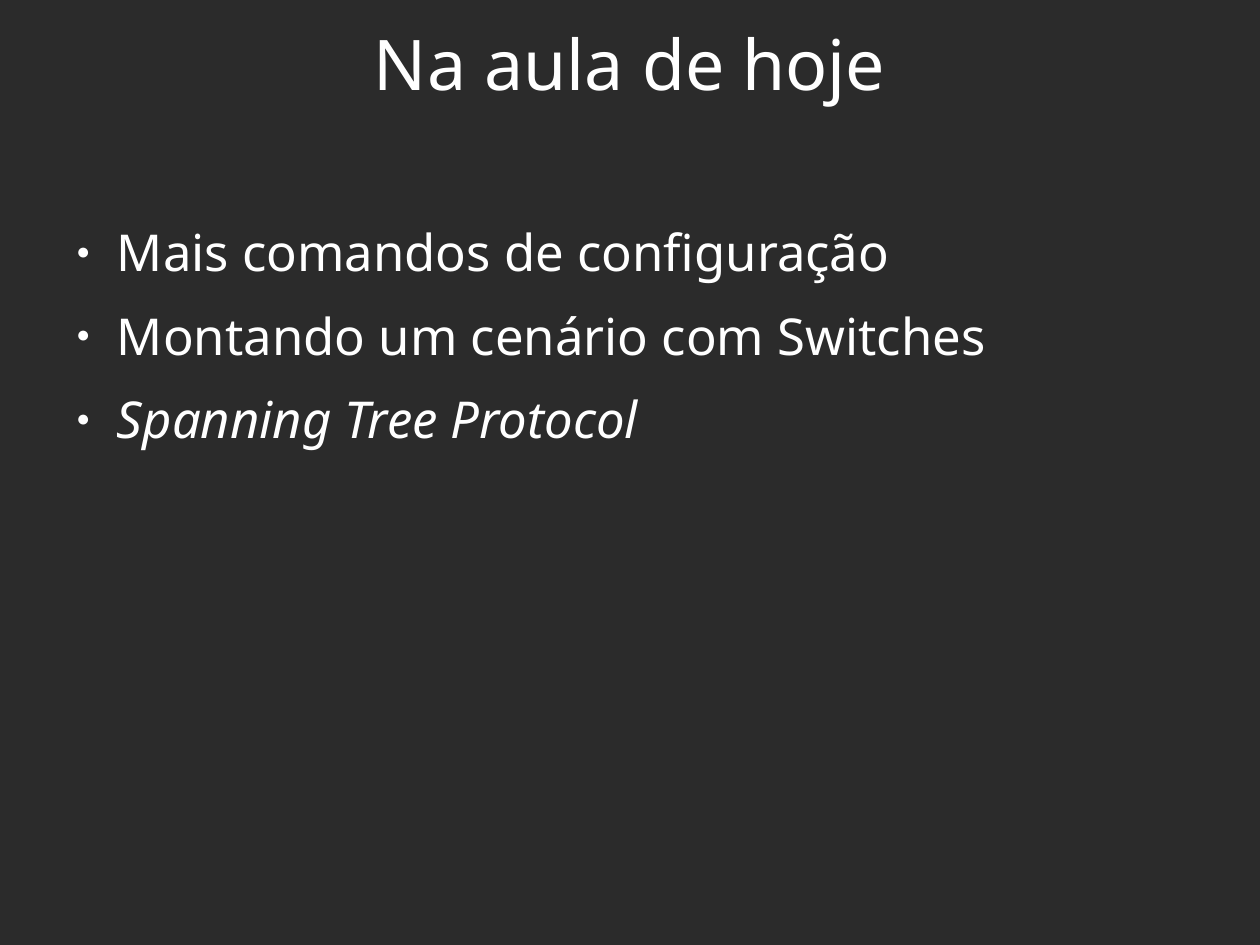
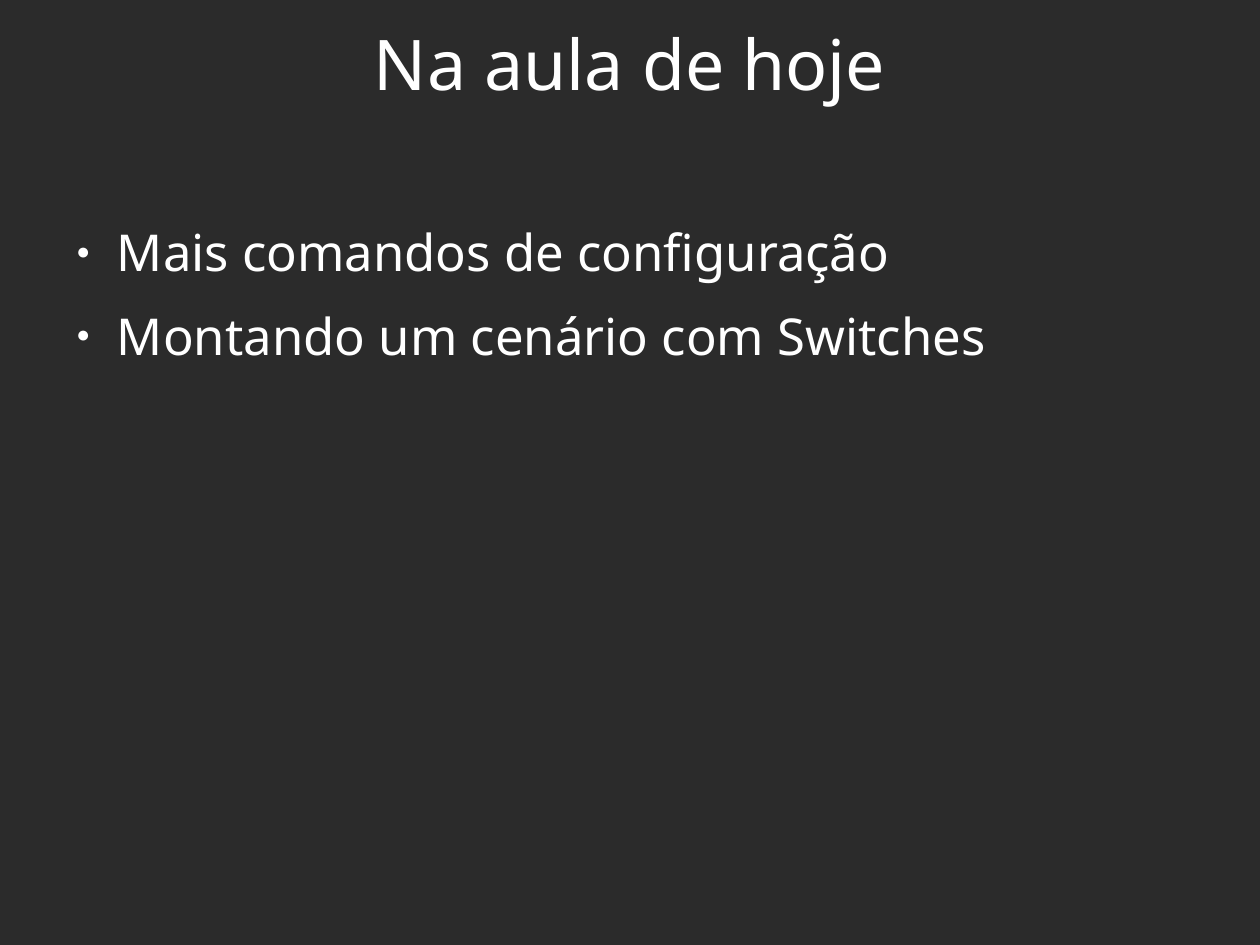
Before and after one commit to viniciusalveshax/aulas, a slide deck: slide 3 of redes-2/pdf07-switches3/pdf07-switches3.odp. Drawn at 1260x945 pixels with LibreOffice and Linux fonts; fonts in the diff are those of the drawing; background and template pictures are left out; a plain dark background stands for a picture behind light text. Boxes give left, top, right and bottom in pixels: in the first picture for what was removed or moved away, otherwise in the second. Text is boxed around its words. In the diff, an @@ line names an element or a change of style, - is before the commit and + after.

```diff
--- a/redes-2/pdf07-switches3/pdf07-switches3.odp
+++ b/redes-2/pdf07-switches3/pdf07-switches3.odp
@@ text at [117,399,638,450]: paragraph removed @@
-● Spanning Tree Protocol
```
Also in this commit, not shown: 2 other slides changed, 1 other file.
